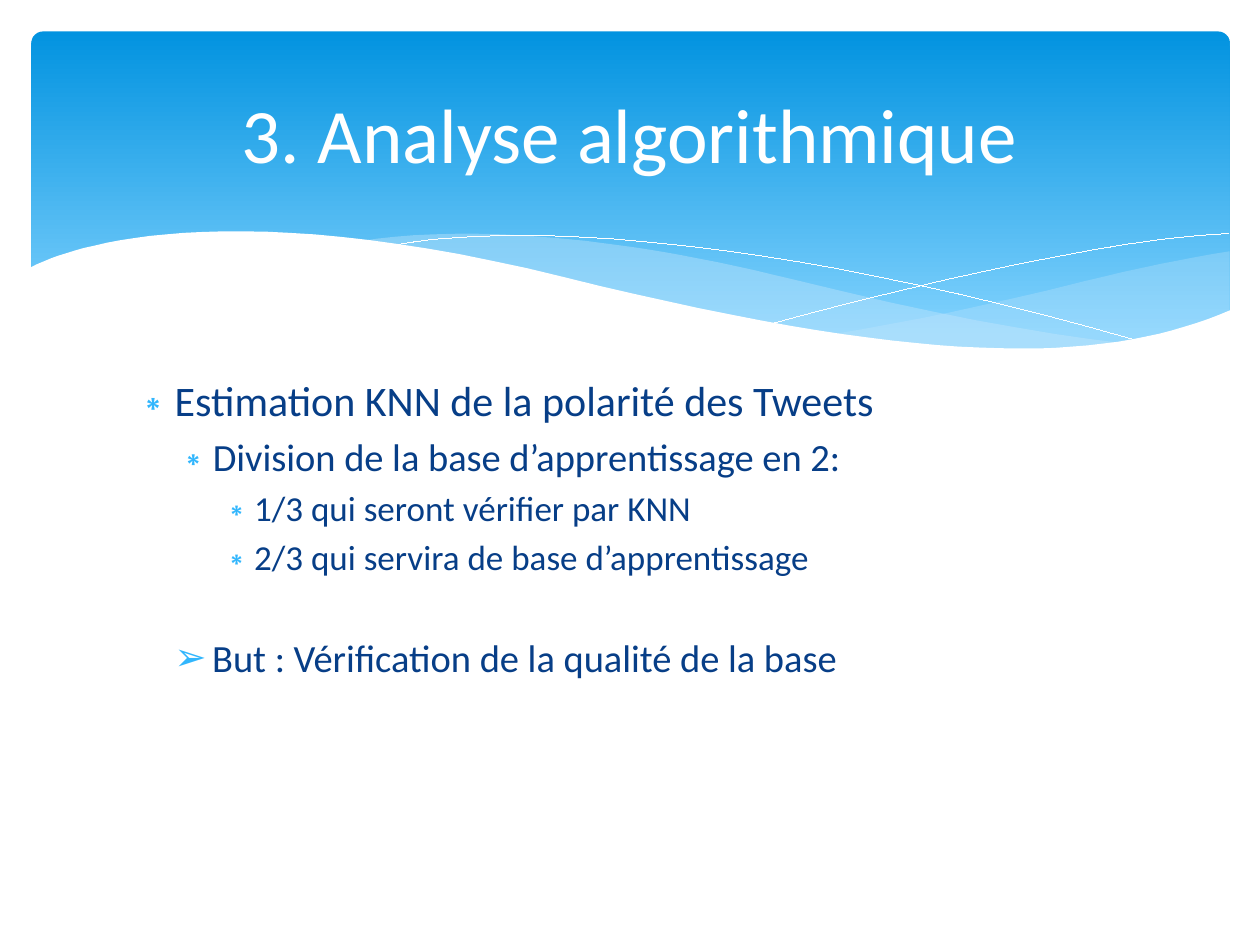
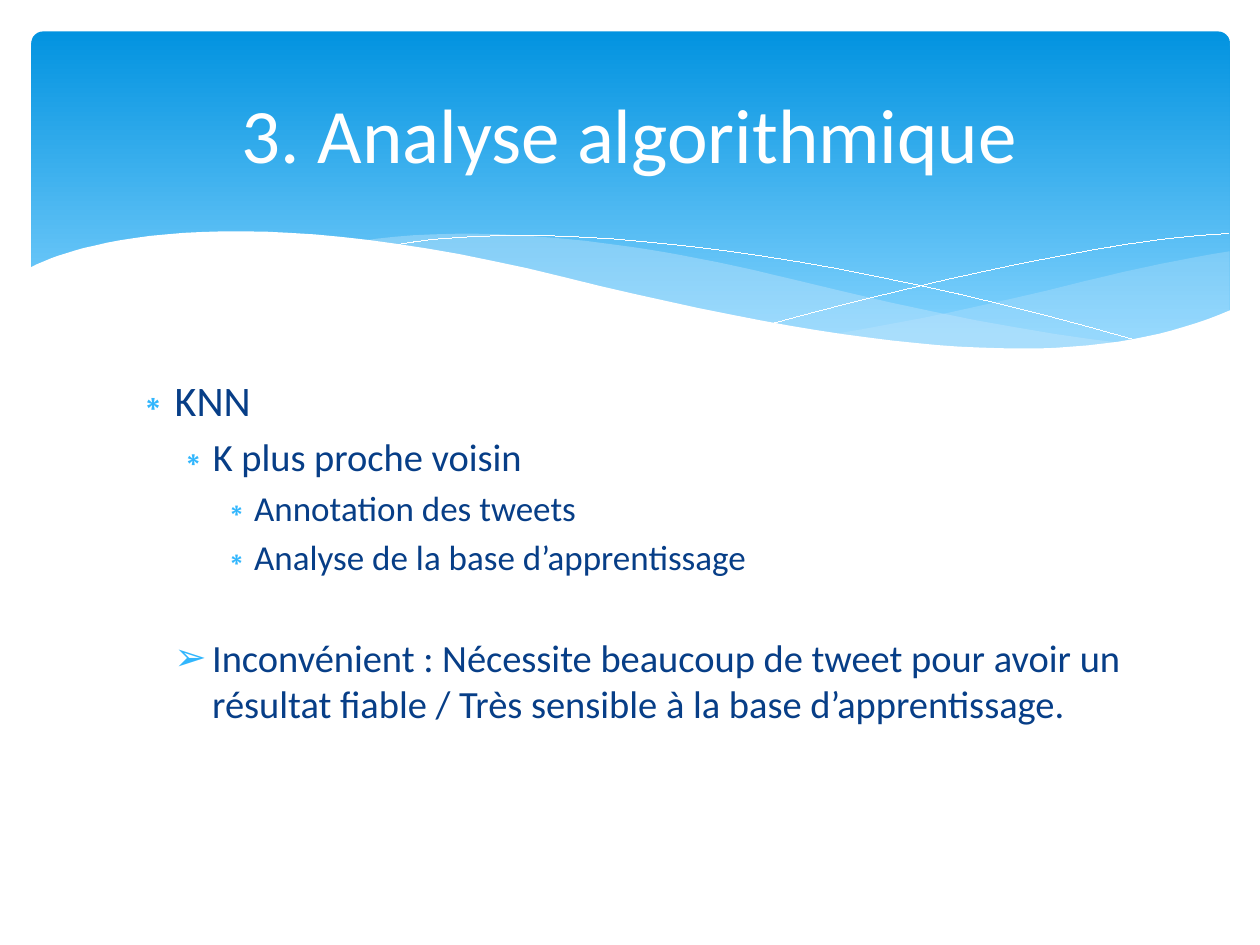
Before and after one commit to m1TP/pje, a slide deck: slide 10 of Soutenance PJE2 TWITTER.pptx. Drawn at 1260x945 pixels with LibreOffice and Linux fonts; fonts in the diff are those of the drawing. Boxes give left, top, right and bottom in pixels: in the first picture for what was removed or moved away, otherwise in the second. Text is boxed around its words. In the diff, an @@ line names an element or a change of style, - is before the commit and + after.

```diff
--- a/Soutenance PJE2 TWITTER.pptx
+++ b/Soutenance PJE2 TWITTER.pptx
@@ text at (175, 389, 1120, 725): text changed @@
-∗ Estimation KNN de la polarité des Tweets
-  ∗ Division de la base d’apprentissage en 2:
-    ∗ 1/3 qui seront vérifier par KNN
-    ∗ 2/3 qui servira de base d’apprentissage
-  ➢ But : Vérification de la qualité de la base
+∗ KNN
+  ∗ K plus proche voisin
+    ∗ Annotation des tweets
+    ∗ Analyse de la base d’apprentissage
+  ➢ Inconvénient : Nécessite beaucoup de tweet pour avoir un résultat fiable / Très sensible à la base d’apprentissage.
```
Also in this commit, not shown: 6 other slides changed, 3 slides added, 8 other files.
